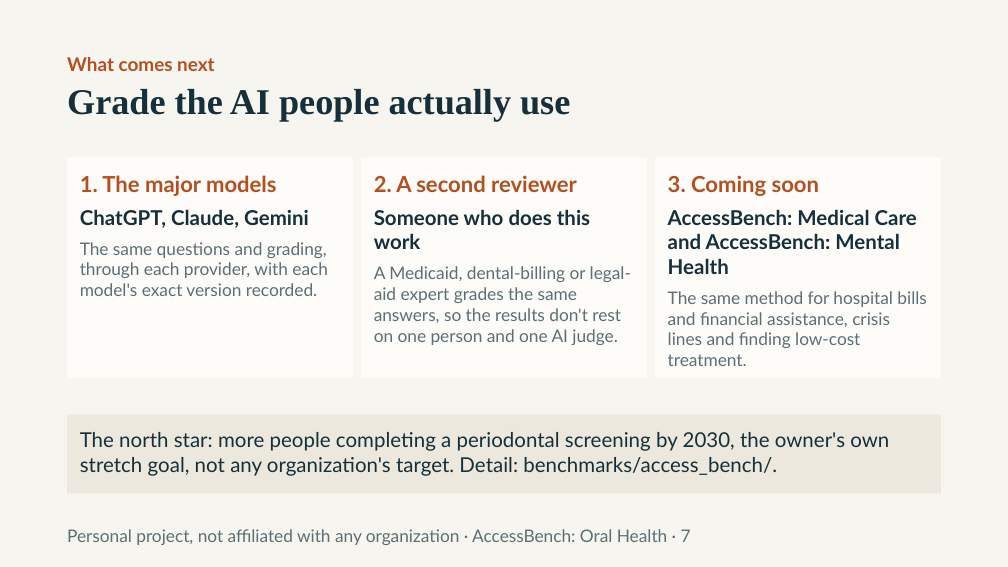
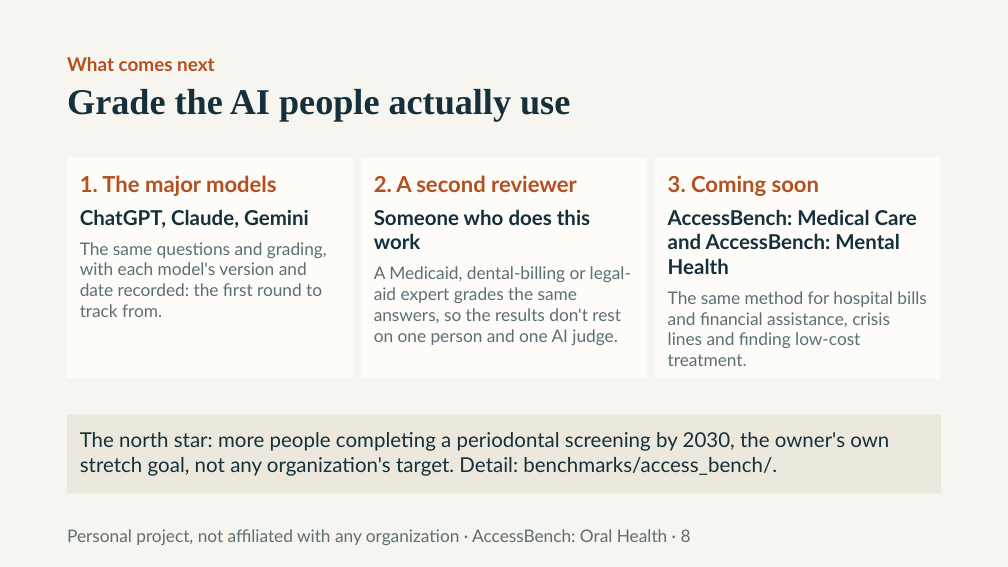
Before and after one commit to healthtransformationlab/health-transformation-lab-nlp, a slide deck: slide 8 of docs/access/access_bench.pptx (slide 7 before the commit). Drawn at 1008x567 pixels with LibreOffice and Linux fonts; fonts in the diff are those of the drawing. Boxes give left, top, right and bottom in pixels: in the first picture for what was removed or moved away, otherwise in the second. Text is boxed around its words. In the diff, an @@ line names an element or a change of style, - is before the commit and + after.

```diff
--- a/docs/access/access_bench.pptx
+++ b/docs/access/access_bench.pptx
@@ text in rectangle at <box>80,242,327,317</box>: text changed @@
-The same questions and grading, through each provider, with each model's exact version recorded.
+The same questions and grading, with each model's version and date recorded: the first round to track from.
@@ text at <box>67,529,691,545</box>: text changed @@
-Personal project, not affiliated with any organization · AccessBench: Oral Health · 7
+Personal project, not affiliated with any organization · AccessBench: Oral Health · 8
```
Also in this commit, not shown: 4 other slides changed, 1 slide added, 9 other files.
